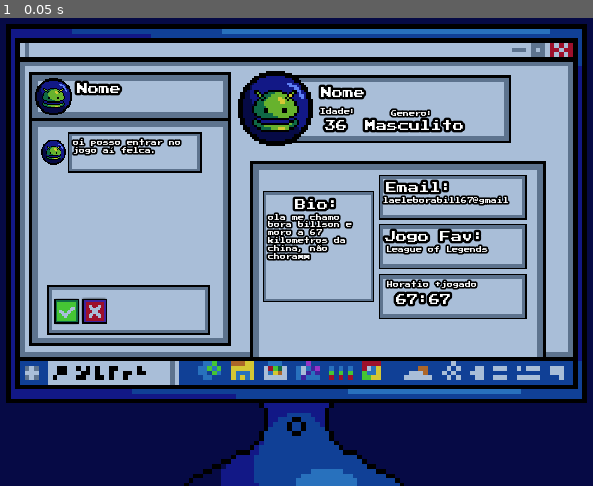
Above: before the commit, frame 1.
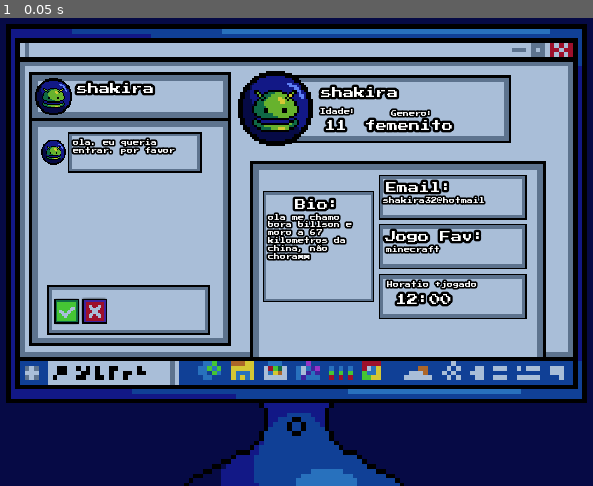
Above: after the commit, the same moment.

Repository: minionsgaburarobotica-max/Jog-ECA-digital-Diego
Game: Godot game, scene res://Cenas/computador.tscn
Two runs of this game, one before a commit and one after it. Both use one fixed random seed, a clock stepped at 60 frames per second and the inputs below.
Inputs:
- Up to frame 1 (0.05 s): no input

The runs differ from the first frame. In frame 1, 1.9% of the frame differs, in the area x 11-87%, y 13-62%.

Commit message:
0.067programei um bocado

Diff:
--- a/Essa não é uma criança/Cenas/computador.gd
+++ b/Essa não é uma criança/Cenas/computador.gd
@@ -1,5 +1,5 @@
 extends Node2D
-var nome1 = get_node("tela/chat/nome")
+var nome1
 var nome2
 var mensagem
 var idade
@@ -12,32 +12,78 @@
 
 var nomeTiposF = ["daniel", "marcos", "angelo", "enzo", "bill", "alexandre", "miguel", "danielo"]
 var nomeTiposM = ["shakira", "fernanda", "marlene", "nita", "daniele", "maria", "mariana", "izabella"]
+var nomeT = [nomeTiposF, nomeTiposM]
+var mensagemTiposF = ["oi, eu gostaria de entrar no seu servidor", "ola, sou uma criança. posso jogar em seu servidor", "oi, eu posso jogar no servidor?", "zip zip zip zeeep zop zip.", "ola zip, posso entrar no seu jogo?", "iudfhiuhisfhiihihfisfhd", "oi. eu com certeza sou um alienigena disfarçado que quer abduzir crianças dentro do jogo, posso jogar tio."]
+var mensagemTiposV
 
-var mensagemTiposV = ["oii posso entrar no seu servidor", "oiiiiiii posso jogar tabem", "ola. eu queria entrar. por favor", "opa eu queria entrar eu posso", "oi eu posso entrar por favor", "oii eu quero jogar tbm", "deixa eu entrar porfavor"]
-var mensagemTiposF = ["oi, eu gostaria de entrar no seu servidor", "ola, sou uma criança. posso jogar em seu servidor", "oi, eu posso jogar no servidor?", "zip zip zip zeeep zop zip.", "ola zip, posso entrar no seu jogo?", "iudfhiuhisfhiihihfisfhd", "oi. eu com certeza sou um alienigena disfarçado que quer abduzir crianças dentro do jogo, posso jogar tio."]
-
-var idadeTipos = int(rand_range(5, 13))
+var idadeTipos
 
 var generoTipos = ["masculito", "femenito"]
 
 var emailTiposF = ["@hotmail", "@outlook", "@yahoo"]
+var emailTiposV
 
-var jogoTiposV = ["roblox", "minecraft", "subway surfers", "uma musume", "fazedinha feliz", "roube um 67", "super mombo quest", "grand chase", "gacha life", "toca boca"]
-var jogoTiposF = ["tibia", "CS1", "team fortress 2", "facebook", "instagram", "não jogo", "LoL", "Godot", "elden ring", "baldurs gate"]
+var jogoTiposF = ["tibia", "CS1", "team fortress 2", "facebook", "instagram", "não jogo", "LoL", "mario", "elden ring", "baldurs gate"]
+var jogoTiposV
 
-var horarioTiposV = int(rand_range(9, 17))
-var horarioTiposF = int(rand_range(21, 24))
+var horarioTiposV
+var horarioTiposF
 
 # Declare member variables here. Examples:
 # var a = 2
 # var b = "text"
 
+var infos
 
 # Called when the node enters the scene tree for the first time.
 func _ready():
 	randomize()
+	nome1 = $tela/chat/nome
+	nome2 = $tela/perfil/nome
+	mensagem = $tela/chat/mensagem/dialogo
+	idade = $tela/perfil/idade
+	genero = $tela/perfil/genero
+	email = $tela/dados/email
+	jogo = $tela/dados/jogo
+	horario = $tela/dados/Horario
+	var endereco
+
+	idadeTipos = int(rand_range(5, 13))
+	horarioTiposF = int(rand_range(21, 24))
+	horarioTiposV = [horarioTiposF, int(rand_range(9, 17))]
+
+	jogoTiposV = [jogoTiposF, jogo, "roblox", "minecraft", "subway surfers", "uma musume", "fazedinha feliz", "roube um 67", "super mombo quest", "grand chase", "gacha life", "toca boca"]
+	emailTiposV = [emailTiposF, email, "@gmail"]
+	mensagemTiposV = [mensagemTiposF, mensagem, "oii posso entrar no seu servidor", "oiiiiiii posso jogar tabem", "ola. eu queria entrar. por favor", "opa eu queria entrar eu posso", "oi eu posso entrar por favor", "oii eu quero jogar tbm", "deixa eu entrar porfavor"]
+
+	infos = [horarioTiposV, mensagemTiposV, emailTiposV, jogoTiposV]
 
 
+
+	var crianca = false#[true, false].pick_random()
+
+	mensagem.text = mensagemTiposV[int(rand_range(2, 9))]
+	jogo.text = jogoTiposV[int(rand_range(2, 11))]
+	horario.text = str(horarioTiposV[1])
+	email.text = emailTiposV[2]
+
+	if crianca == false:
+		var info = infos.pick_random()
+		if not info == horarioTiposV:
+			info[1].text = info[0].pick_random()
+		else:
+			horario.text = str(info[0])
+
+	horario.text = horario.text + ":00"
+	idade.text = str(idadeTipos)
+	var nome = nomeT.pick_random().pick_random()
+	nome1.text = str(nome)
+	nome2.text = str(nome)
+
+	email.text = str(nome) + str(int(rand_range(23, 67))) + email.text
+	genero.text = generoTipos.pick_random()
+
 # Called every frame. 'delta' is the elapsed time since the previous frame.
-#func _process(delta):
+func _process(delta):
+	pass
 #	pass
--- a/Essa não é uma criança/Cenas/computador.tscn
+++ b/Essa não é uma criança/Cenas/computador.tscn
@@ -12,8 +12,10 @@
 [ext_resource path="res://sprites/icones/Icone positivo.png" type="Texture" id=10]
 [ext_resource path="res://sprites/janela quadrilatero.png" type="Texture" id=11]
 [ext_resource path="res://sprites/Janela quadrado.png" type="Texture" id=12]
+[ext_resource path="res://Cenas/computador.gd" type="Script" id=13]
 
 [node name="computador" type="Node2D"]
+script = ExtResource( 13 )
 
 [node name="fundo" type="Sprite" parent="."]
 position = Vector2( 533, 289 )
Not shown: 1 places in Essa não é uma criança/Cenas/computador.tscn that only renumber resources
